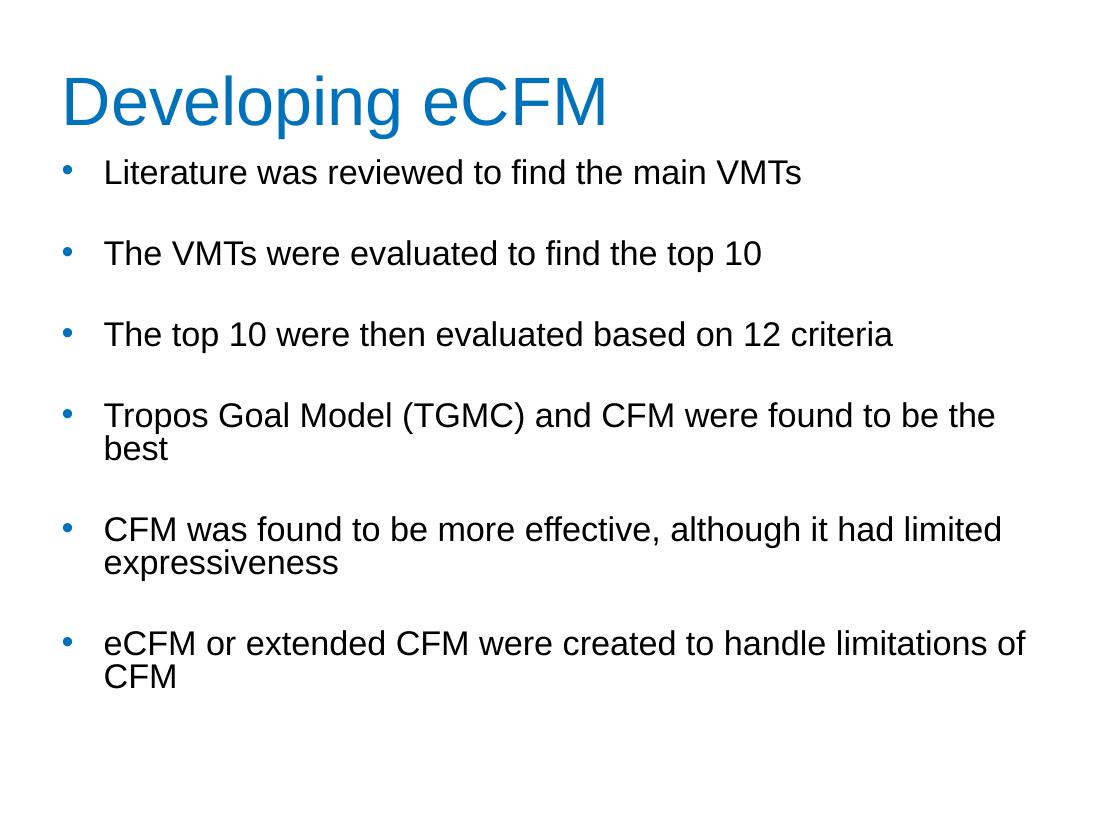
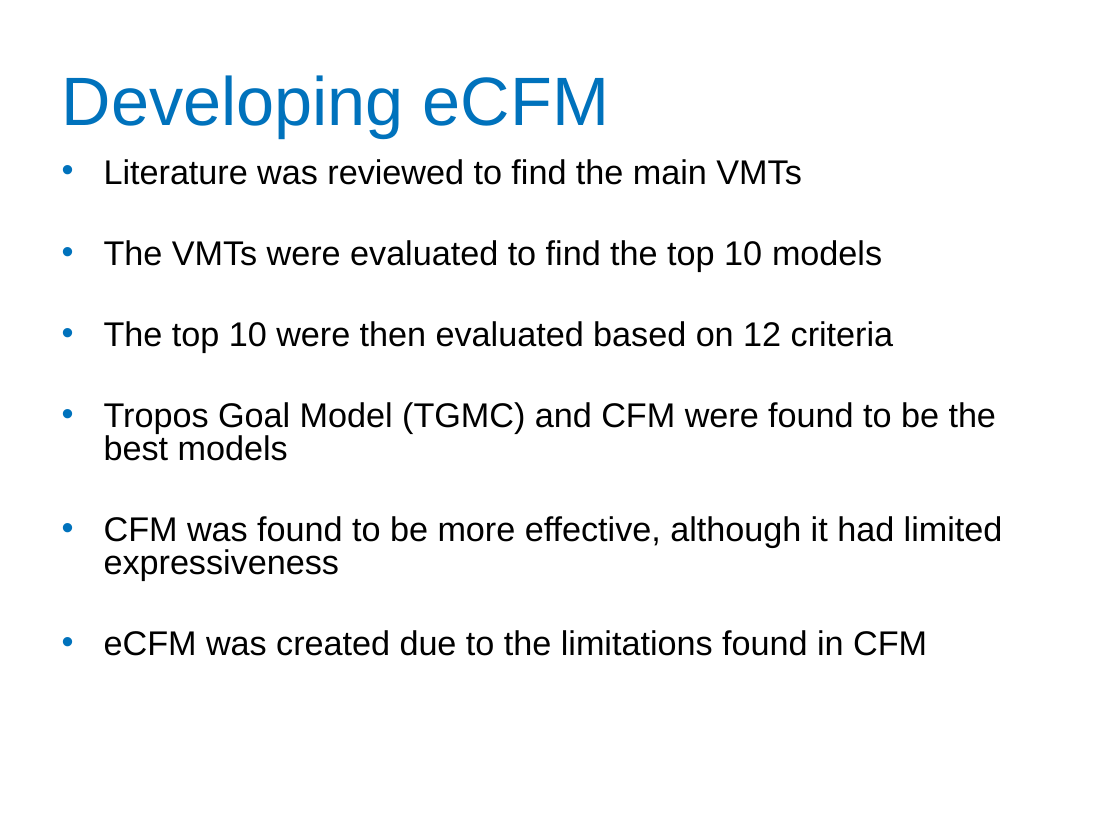
Before and after one commit to Ruthvicp/CS5551_Team_11_Project, a slide deck: slide 4 of Documentation/DAS_Team11.pptx. Drawn at 1120x840 pixels with LibreOffice and Linux fonts; fonts in the diff are those of the drawing; background and template pictures are left out. Boxes give left, top, right and bottom in pixels: in the first picture for what was removed or moved away, otherwise in the second. Text is boxed around its words. In the diff, an @@ line names an element or a change of style, - is before the commit and + after.

Commit message:
Minor changes

```diff
--- a/Documentation/DAS_Team11.pptx
+++ b/Documentation/DAS_Team11.pptx
@@ text at box(104, 240, 882, 271): text changed @@
-• The VMTs were evaluated to find the top 10
+• The VMTs were evaluated to find the top 10 models
@@ text at box(104, 402, 996, 461): text changed @@
-• Tropos Goal Model (TGMC) and CFM were found to be the best
+• Tropos Goal Model (TGMC) and CFM were found to be the best models
@@ text at box(104, 630, 927, 656): text changed @@
-• eCFM or extended CFM were created to handle limitations of CFM
+• eCFM was created due to the limitations found in CFM
```
Also in this commit, not shown: 4 other slides changed.
